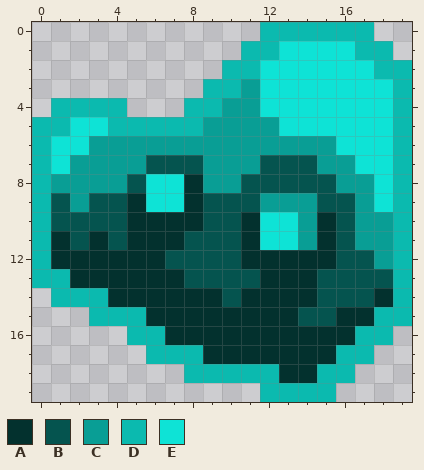
Pixel-art sprite: Assets/Assets/Sprites/Gameplay/Obstacles/Asteroids/Asteroid4B.png. Above is the file before it was changed.
The file is 20x20 pixels.
Palette (. is transparent): A #03312e  B #05544f  C #099e95  D #0bbaaf  E #0ee3d6
The result:
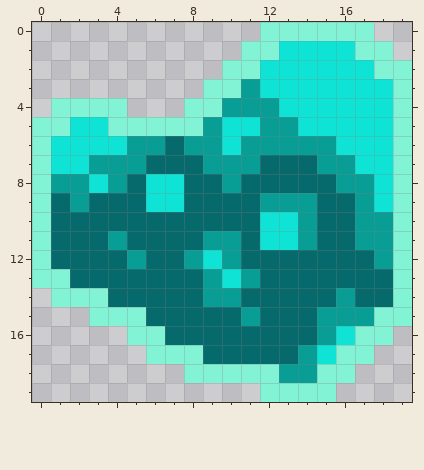
The author wrote: new asteroids glowy bois
The edit:
colour A: #03312e -> #06696b
colour D: #0bbaaf -> #83f3d6
y 4: x 12 E -> C
y 5: x 10..11 CC -> EE; x 13 E -> C
y 6: x 3..4 CC -> EE; x 7 C -> A; x 10 C -> E
y 7: x 2 C -> E; x 6..8 BBB -> AAA; x 12..14 BBB -> AAA
y 8: x 3 C -> E; x 5 B -> A; x 9 C -> A; x 11..15 BBBBB -> AAAAA
y 9: x 1 B -> A; x 3..4 BB -> AA; x 9..11 BBB -> AAA; x 15..16 BB -> AA
y 10: x 1..4 BBBB -> AAAA; x 9..10 BB -> AA; x 16 B -> A
y 11: x 2 B -> A; x 4 B -> C; x 8..10 BBB -> ACC; x 16 B -> A
y 12: x 5 A -> C; x 7..10 BBBB -> ACEC; x 16..17 BB -> AA
y 13: x 8..11 BBBB -> ACEC; x 15..18 BBBB -> AAAA
y 14: x 9..10 AB -> CC; x 15..17 BBB -> ACA
y 15: x 11 A -> C; x 14..17 BBAA -> ACCC
y 16: x 15..16 AA -> CE
y 17: x 14..15 AA -> CE
y 18: x 13..14 AA -> CC
Changed places in both pictures, as pixel boxes (x1, y1, x2, y2):
changed: (32, 22, 412, 402)
